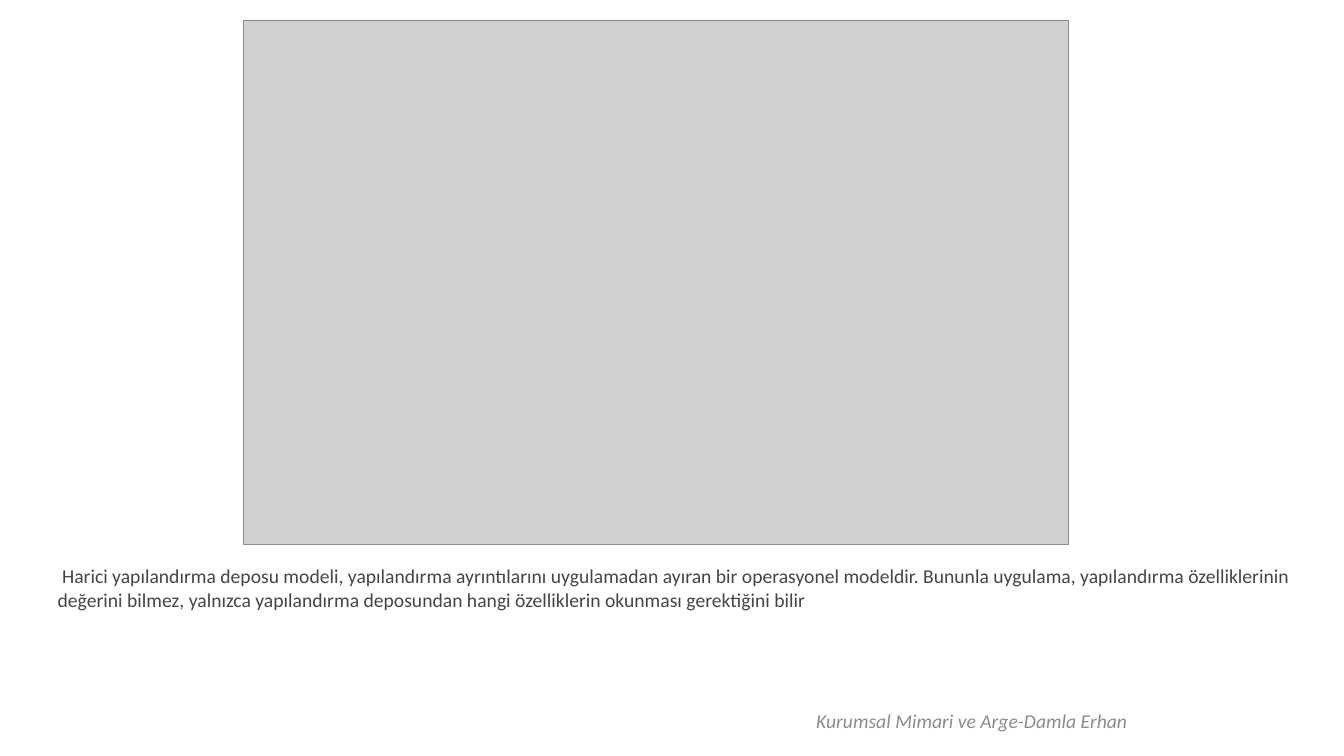
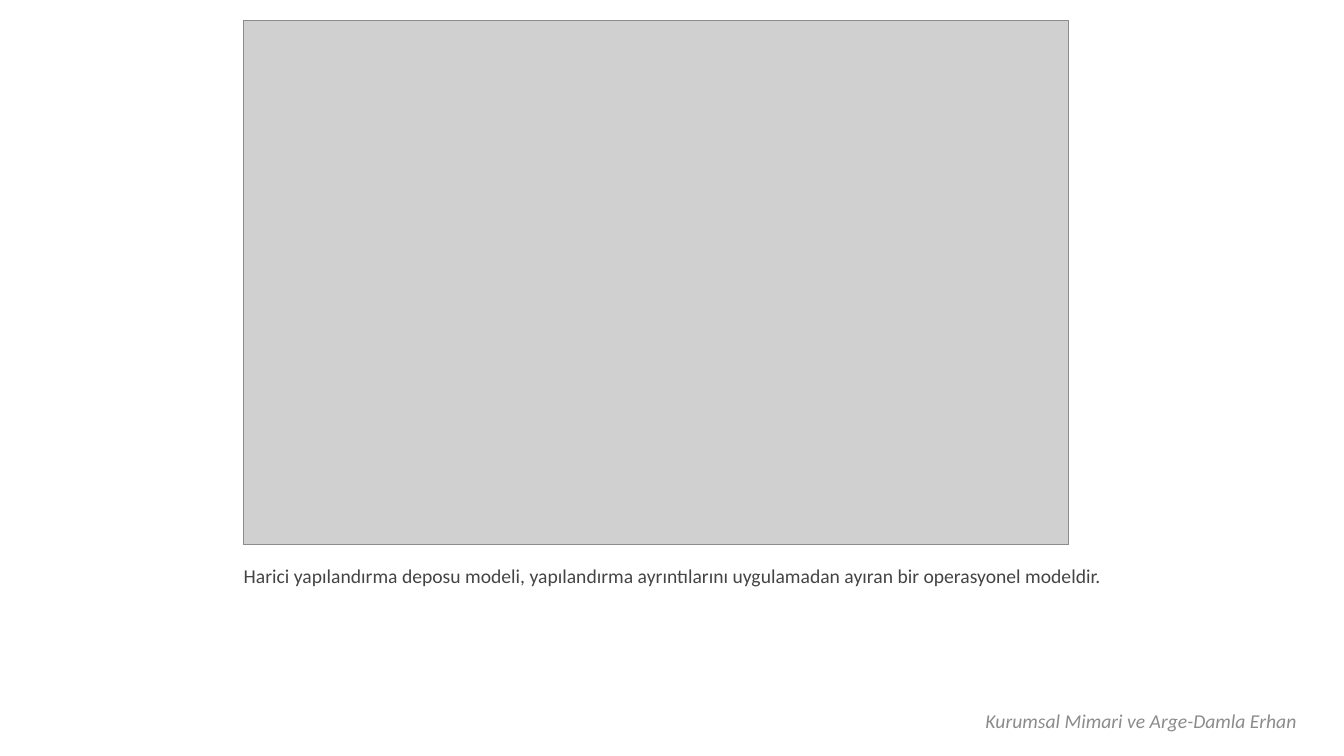
Before and after one commit to erhandamla/ZBARCH, a slide deck: slide 9 of Microservis-ExternalizedPattern2008.pptx. Drawn at 1344x756 pixels with LibreOffice and Linux fonts; fonts in the diff are those of the drawing; grey boxes stand for pictures; background and template pictures are left out. Boxes give left, top, right and bottom in pixels: in the first picture for what was removed or moved away, otherwise in the second. Text is boxed around its words. In the diff, an @@ line names an element or a change of style, - is before the commit and + after.

```diff
--- a/Microservis-ExternalizedPattern2008.pptx
+++ b/Microservis-ExternalizedPattern2008.pptx
@@ text at bbox=[244, 569, 1100, 587]: text changed @@
-Harici yapılandırma deposu modeli, yapılandırma ayrıntılarını uygulamadan ayıran bir operasyonel modeldir. Bununla uygulama, yapılandırma özelliklerinin değerini bilmez, yalnızca yapılandırma deposundan hangi özelliklerin okunması gerektiğini bilir
+Harici yapılandırma deposu modeli, yapılandırma ayrıntılarını uygulamadan ayıran bir operasyonel modeldir.
@@ text "Kurumsal Mimari ve Arge-Damla Erhan": place and size @@
-text "Kurumsal Mimari ve Arge-Damla Erhan" at bbox=[816, 714, 1127, 731]
+text "Kurumsal Mimari ve Arge-Damla Erhan" at bbox=[985, 714, 1296, 731]
```
Also in this commit, not shown: 7 other slides changed, 1 other file.
